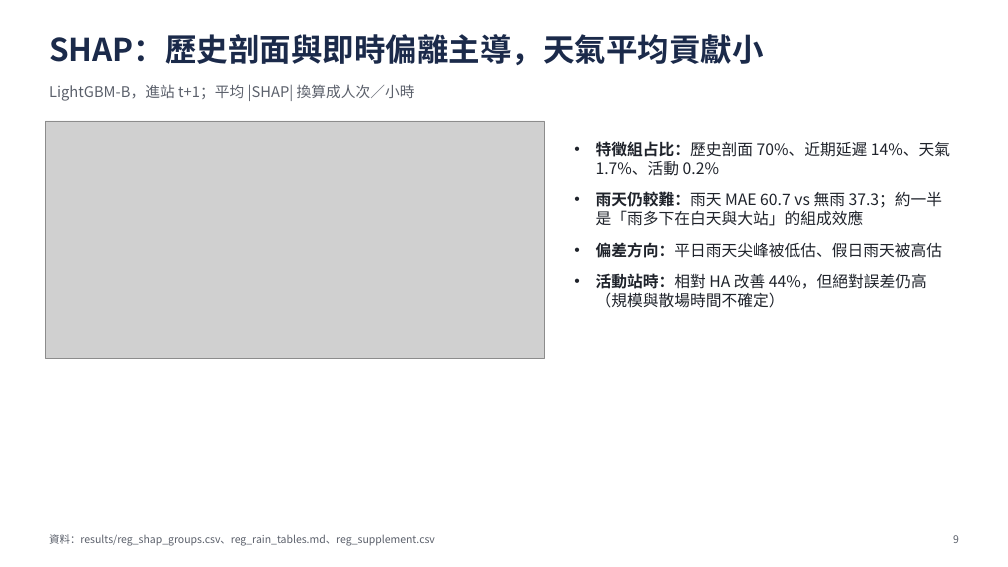
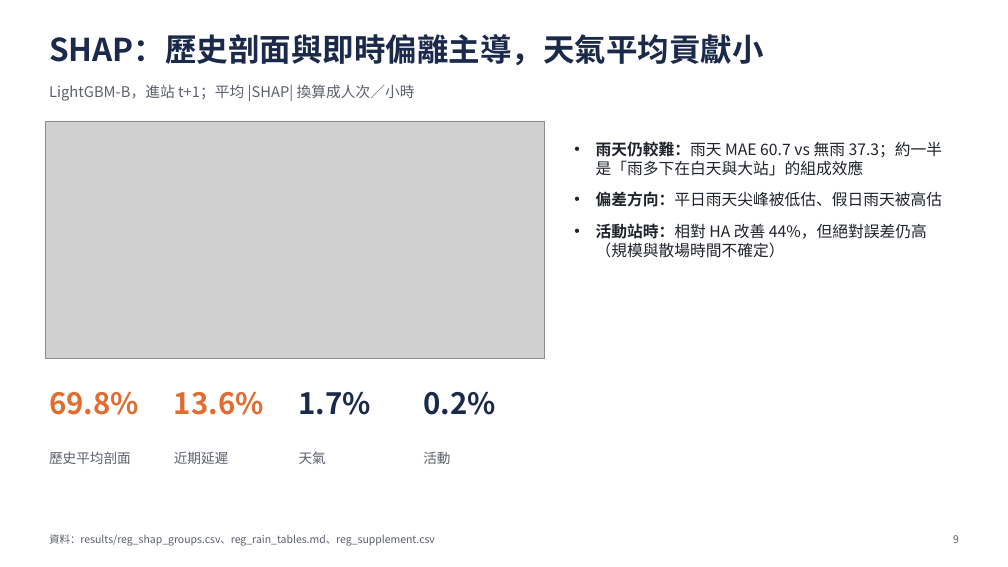
Before and after one commit to ChiJiun/taipei-mrt-crowd-forecast, a slide deck: slide 9 of report/slides.pptx. Drawn at 1008x567 pixels with LibreOffice and Linux fonts; fonts in the diff are those of the drawing; grey boxes stand for pictures. Boxes give left, top, right and bottom in pixels: in the first picture for what was removed or moved away, otherwise in the second. Text is boxed around its words. In the diff, an @@ line names an element or a change of style, - is before the commit and + after.

```diff
--- a/report/slides.pptx
+++ b/report/slides.pptx
@@ text at box(596, 141, 950, 176): paragraph removed @@
-• 特徵組占比：歷史剖面 70%、近期延遲 14%、天氣 1.7%、活動 0.2%
@@ text added at box(49, 392, 139, 415), 28 pt, text #E06C2F, bold @@
+69.8%
@@ text added at box(174, 392, 264, 415), 28 pt, text #E06C2F, bold @@
+13.6%
@@ text added at box(299, 392, 371, 415), 28 pt, text #1B2A4A, bold @@
+1.7%
@@ text added at box(423, 392, 495, 415), 28 pt, text #1B2A4A, bold @@
+0.2%
@@ text added at box(49, 451, 131, 464), 13 pt, text #5B606B @@
+歷史平均剖面
@@ text added at box(174, 451, 228, 464), 13 pt, text #5B606B @@
+近期延遲
@@ text added at box(299, 451, 326, 464), 13 pt, text #5B606B @@
+天氣
@@ text added at box(423, 451, 450, 464), 13 pt, text #5B606B @@
+活動
```
Also in this commit, not shown: 6 other slides changed, 4 other files.
